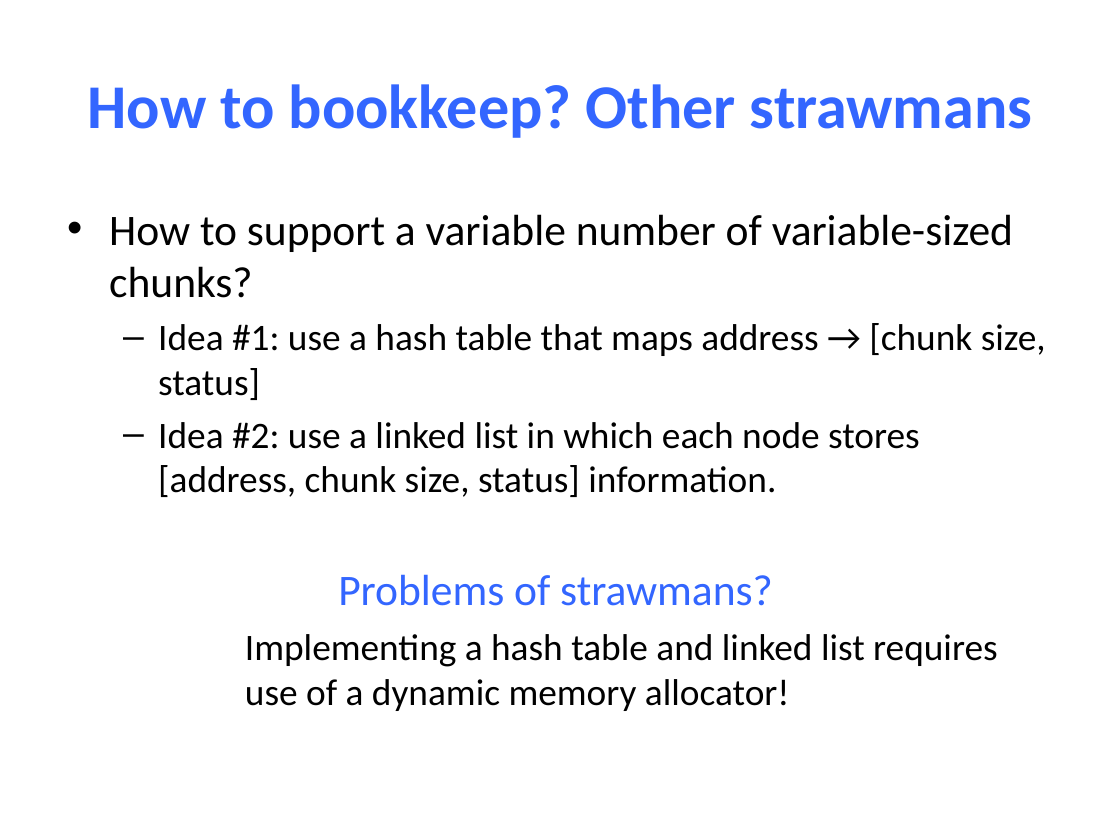
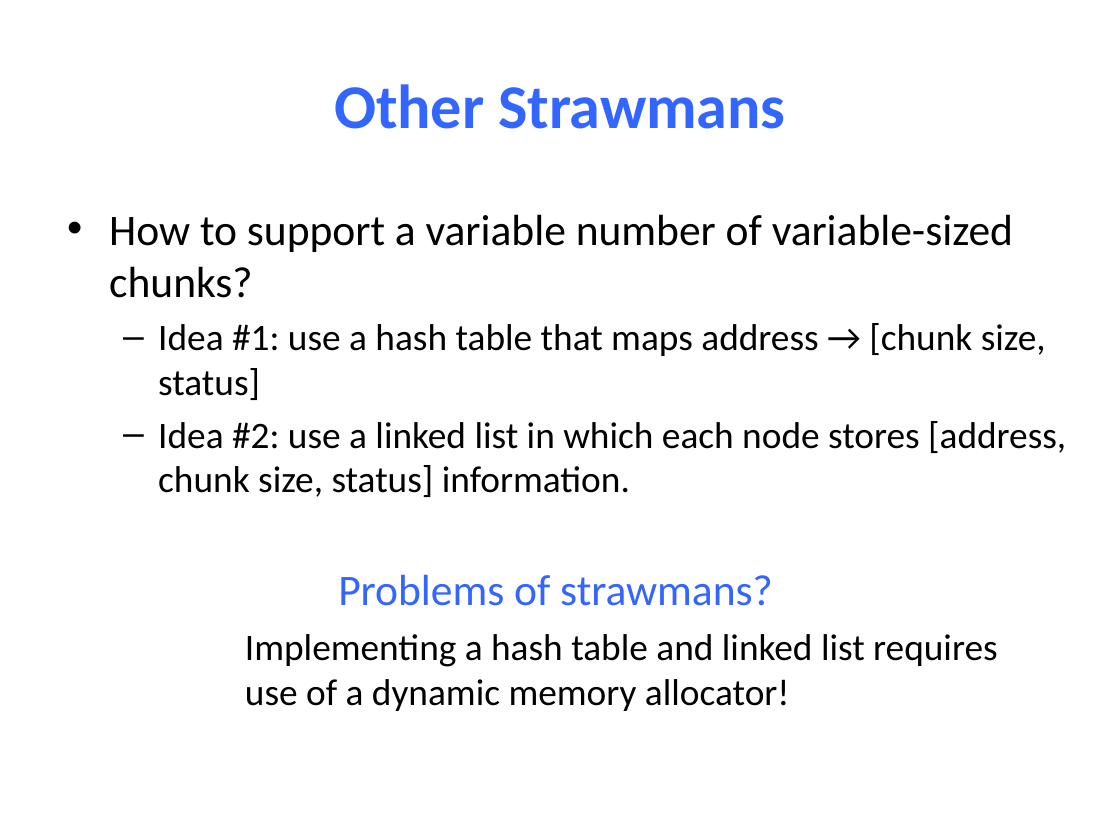
Before and after one commit to NYU-CSO/nyu-cso.github.io, a slide deck: slide 20 of notes/14-Dynamic_Allocator.pptx. Drawn at 1120x840 pixels with LibreOffice and Linux fonts; fonts in the diff are those of the drawing. Boxes give left, top, right and bottom in pixels: in the first picture for what was removed or moved away, otherwise in the second. Text is boxed around its words. In the diff, an @@ line names an element or a change of style, - is before the commit and + after.

```diff
--- a/notes/14-Dynamic_Allocator.pptx
+++ b/notes/14-Dynamic_Allocator.pptx
@@ title at box(334, 84, 785, 129): text changed @@
-How to bookkeep? Other strawmans
+Other Strawmans
@@ text "How to support a variable ..." rewrapped from box(109, 214, 1046, 497) to box(109, 214, 1066, 497) @@
```
Also in this commit, not shown: 5 other slides changed, 1 other file.
